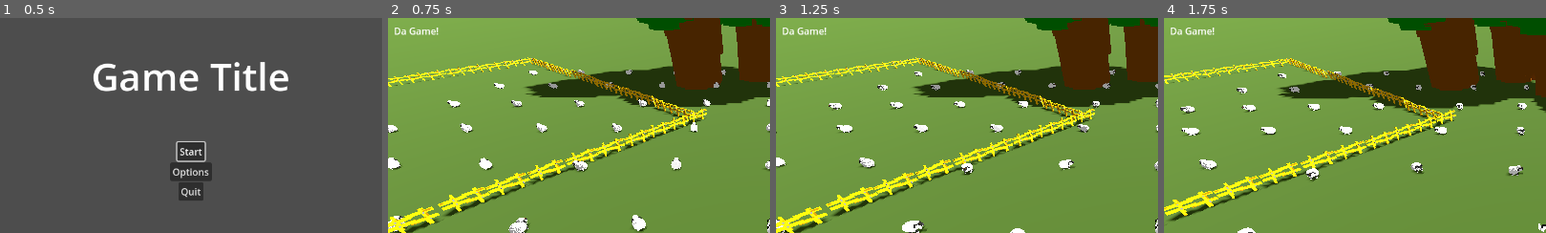
Above: before the commit, frames 1-4 (left to right).
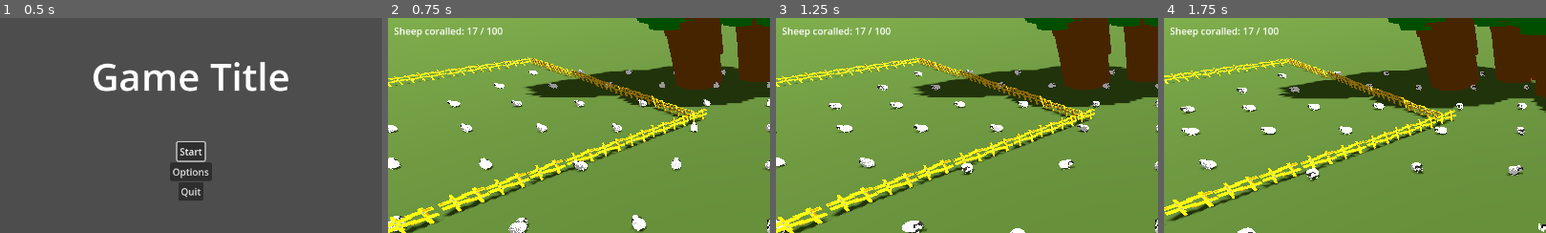
Above: after the commit, the same moments.

Repository: hunttis/ld-58
Game: Godot game, scene res://assets/scenes/master.tscn
Same seed, same stepped clock (60 frames per second), same inputs: the game is played once before the commit and once after it.
Inputs (mouse positions are % of the whole screen's width and height, from its top left):
- Up to frame 1 (0.5 s): no input
- Up to frame 2 (0.75 s): click "Start" at 0.5 s
- Up to frame 3 (1.25 s): no input
- Up to frame 4 (1.75 s): move the mouse to (72, 45) at 1.27 s; click (72, 45) at 1.35 s
The pictures show only the part of the screen within x 0-50%, y 0-50%; the shares and areas given below are measured in that part.

Frame 1 is identical in both runs. In frame 2, 0.5% of the frame differs, in the area x 1-30%, y 4-9%; in frame 3, 0.5%; in frame 4, 0.5%.

Commit message:
add sheep counting

Diff:
--- a/assets/autoloads/events.gd
+++ b/assets/autoloads/events.gd
@@ -3,6 +3,9 @@
 signal go_to_options
 signal go_to_menu
 signal go_to_game
+signal point_update(points: int, max: int)
+
+signal sheep_coralled
 
 signal stamina_change(value: float)
-signal dog_move_state_change(value)
+signal dog_move_state_change(value: Global.DOG_MOVE_STATE)
--- a/assets/scenes/game.gd
+++ b/assets/scenes/game.gd
@@ -2,10 +2,26 @@
 
 const SheepScene = preload("uid://divjv3eaenwq7")
 
+var total_sheep
+
+var coralled_sheep: set = _set_coralled_sheep
+
+func _set_coralled_sheep(new_val: int):
+  coralled_sheep = new_val
+  Events.point_update.emit(coralled_sheep,total_sheep)
+
 func _ready():
+  coralled_sheep = 0
   for x in range(10):
     for z in range(10):
       var sheep = SheepScene.instantiate()
       sheep.position = Vector3(x * 10 - 50, 0, z * 10 - 50)
       sheep.add_to_group("sheep")
       add_child(sheep)
+
+  total_sheep = get_tree().get_nodes_in_group("sheep").size()
+  Events.point_update.emit(0,total_sheep)
+  Events.sheep_coralled.connect(_on_sheep_coralled)
+
+func _on_sheep_coralled():
+  coralled_sheep += 1
--- a/assets/scenes/game/sheep/Sheep.gd
+++ b/assets/scenes/game/sheep/Sheep.gd
@@ -62,6 +62,7 @@
 func collided_with_corral_entrance(target: Node3D) -> void:
   # remove from group so not considered as neighbour for sheep movement
   remove_from_group("sheep")
+  Events.sheep_coralled.emit()
   goal_point = target.global_position
   state = State.IN_CORRAL
 
--- /dev/null
+++ b/assets/scenes/ui/points.gd
@@ -0,0 +1,12 @@
+extends Label
+
+@onready var pointsLabel: Label = $"."
+
+var pointString = "Sheep coralled: %d / %d"
+
+# Called when the node enters the scene tree for the first time.
+func _ready():
+  Events.point_update.connect(_on_point_update)
+
+func _on_point_update(points: int, total: int):
+  pointsLabel.text = pointString % [points, total]
--- a/assets/scenes/ui/ui.tscn
+++ b/assets/scenes/ui/ui.tscn
@@ -1,6 +1,7 @@
-[gd_scene load_steps=4 format=3 uid="uid://d2n143c74e0i6"]
+[gd_scene load_steps=5 format=3 uid="uid://d2n143c74e0i6"]
 
 [ext_resource type="Script" uid="uid://3joj5t57chve" path="res://assets/scenes/ui/stamina_bar.gd" id="1_7mnxw"]
+[ext_resource type="Script" uid="uid://3q6k87wkyfdi" path="res://assets/scenes/ui/points.gd" id="2_pwtnk"]
 [ext_resource type="Script" uid="uid://45qn7f12oljx" path="res://assets/scenes/ui/move_container.gd" id="2_wlc6l"]
 
 [sub_resource type="StyleBoxFlat" id="StyleBoxFlat_lcsp3"]
@@ -45,11 +46,12 @@
 theme_override_constants/margin_right = 10
 theme_override_constants/margin_bottom = 10
 
-[node name="Label" type="Label" parent="MarginContainer"]
+[node name="Points" type="Label" parent="MarginContainer"]
 layout_mode = 2
 size_flags_horizontal = 0
 size_flags_vertical = 0
-text = "Da Game!"
+text = "Sheep coralled: 12 / 100"
+script = ExtResource("2_pwtnk")
 
 [node name="Time" type="Label" parent="MarginContainer"]
 layout_mode = 2
Not shown: 1 places in assets/scenes/game.tscn that only renumber resources
Not shown, added: assets/scenes/ui/points.gd.uid
